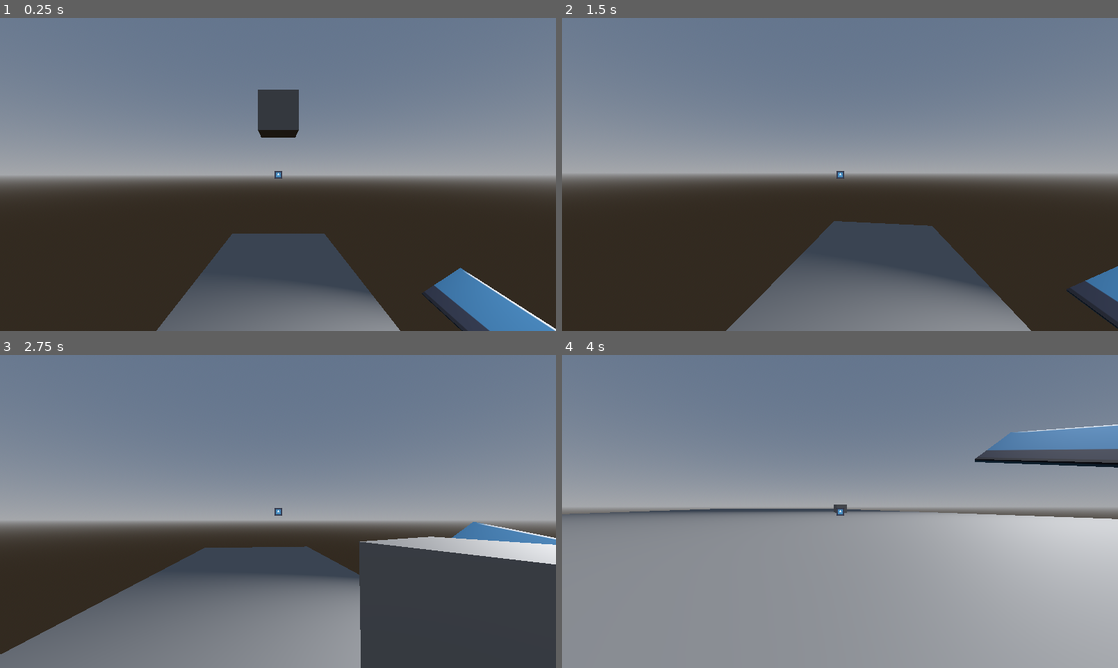
Above: before the commit, frames 1-4 (two rows, left to right).
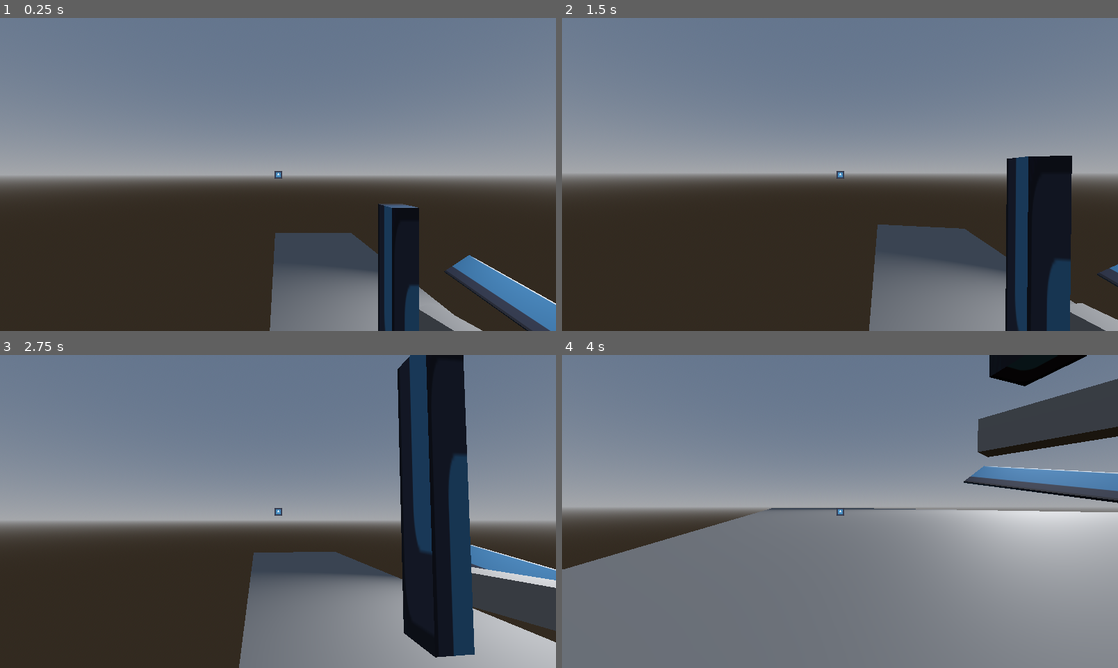
Above: after the commit, the same moments.

Repository: DanTheDan64/titan-trackers
Game: Godot game, scene res://test_scene.tscn
The game is run twice, just before and just after one commit, with the same random seed, the same clock (stepped at 60 frames per second) and the same inputs. The engine's default icon, where the game draws it, is replaced by a stand-in: a white triangle on a blue panel in a dark square.
Inputs (mouse positions are in pixels of both pictures, inside the frame that each line leads up to):
- Up to frame 1 (0.25 s): no input
- Up to frame 2 (1.5 s): move the mouse to (867, 174) at 0.52 s; hold W (up) from 0.53 s (still down); click (867, 174) at 0.6 s; tap Space (jump) at 0.77 s; move the mouse to (812, 174) at 1.27 s; click (812, 174) at 1.35 s
- Up to frame 3 (2.75 s): keep holding W (up); tap Space (jump) at 1.52 s; move the mouse to (289, 505) at 2.02 s; hold Right mouse button (shoot) from 2.03 s (still down); click (289, 505) at 2.3 s
- Up to frame 4 (4 s): keep holding W (up); move the mouse to (834, 517) at 2.77 s; release Right mouse button (shoot) at 2.78 s; tap Shift (sneak) at 2.85 s; tap Space (jump) at 3.02, 3.77 s; click (834, 517) at 3.05 s; move the mouse to (878, 514) at 3.52 s; click (878, 514) at 3.6 s

The runs differ from the first frame. In frame 1, 14% of the frame differs, in the area x 28-100%, y 22-100%; in frame 2, 16%; in frame 3, 31%; in frame 4, 51%, in the area x 0-100%, y 0-100%.

Commit message:
grappling...
idkkkkkkkkkkkkkkkkkkkkkk

Diff:
--- a/Titan Trackers/player/grappling_controller.gd
+++ b/Titan Trackers/player/grappling_controller.gd
@@ -18,7 +18,7 @@
 	#	linear_velocity = Vector3.ZERO
 	#	global_rotation_degrees = Vector3.ZERO
 	#	$"..".change_state()
-
+	angular_velocity = Vector3.ZERO
 	if Input.is_action_pressed("shoot"):
 		if direction:
 			linear_velocity += direction
--- a/Titan Trackers/player/player_master_controller.gd
+++ b/Titan Trackers/player/player_master_controller.gd
@@ -17,9 +17,14 @@
 
 var gravity = 12
 
+
 func _ready():
 	Input.mouse_mode = Input.MOUSE_MODE_CAPTURED
-	grappling_physicsbody.process_mode = Node.PROCESS_MODE_DISABLED
+
+	if cc == "moving":
+		grappling_physicsbody.process_mode = Node.PROCESS_MODE_DISABLED
+	elif cc == "grappling":
+		moving_physicsbody.process_mode = Node.PROCESS_MODE_DISABLED
 
 func _input(event):
 	if event is InputEventMouseMotion:
@@ -37,18 +42,29 @@
 		"moving": moving_controller()
 		"grappling": grappling_controller()
 
-	print(%PinJoint3D.get_node_b())
+	#print(%PinJoint3D.get_node_b())
 
 
 func change_state(state_to):
 	if state_to == "grappling":
 		cc = "grappling"
 		$grappling_physicsbody.process_mode = Node.PROCESS_MODE_INHERIT
+		$moving_physicsbody.process_mode = Node.PROCESS_MODE_DISABLED
 		%PinJoint3D.set_node_b("player_2/grappling_physicsbody")
+
+		if \
+		$grappling_physicsbody.process_mode == Node.PROCESS_MODE_INHERIT \
+		and $moving_physicsbody.process_mode == Node.PROCESS_MODE_DISABLED \
+		and cc == "grappling":
+			print()
+			print()
+			print()
+			print("sdoujfg")
 
 	elif state_to == "moving":
 		cc = "moving"
 		$grappling_physicsbody.process_mode = Node.PROCESS_MODE_DISABLED
+		$moving_physicsbody.process_mode = Node.PROCESS_MODE_INHERIT
 		%PinJoint3D.set_node_b("extra")
 
 
@@ -56,9 +72,8 @@
 func moving_controller():
 	stuff_holder.position = moving_physicsbody.position
 	grappling_physicsbody.position = moving_physicsbody.position
-	grappling_physicsbody.linear_velocity = Vector3.ZERO
+
 
 func grappling_controller():
 	stuff_holder.position = grappling_physicsbody.position
 	moving_physicsbody.position = grappling_physicsbody.position
-	moving_physicsbody.velocity = Vector3.ZERO
--- a/Titan Trackers/test_scene.tscn
+++ b/Titan Trackers/test_scene.tscn
@@ -49,15 +49,14 @@
 
 [node name="PinJoint3D" type="PinJoint3D" parent="."]
 unique_name_in_owner = true
-transform = Transform3D(9.80102, 0, 28.84, 0, 10.534, 0, -3.86072, 0, 73.2146, 0, 83, -21)
+transform = Transform3D(1, 0, 0, 0, 1, 0, 0, 0, 1, 0, 94, 49)
 node_a = NodePath("../swing_around")
 node_b = NodePath("../extra")
 exclude_nodes_from_collision = false
+params/impulse_clamp = 2.0
 
 [node name="swing_around" type="StaticBody3D" parent="."]
-transform = Transform3D(4, 0, 0, 0, 4, 0, 0, 0, 4, 0, 83, -21)
-collision_layer = 0
-collision_mask = 0
+transform = Transform3D(5, 0, 0, 0, 5, 0, 0, 0, 5, 0, 94, 49)
 metadata/_edit_group_ = true
 
 [node name="CollisionShape3D" type="CollisionShape3D" parent="swing_around"]
@@ -89,7 +88,6 @@
 shape = SubResource("BoxShape3D_newsb")
 
 [node name="MeshInstance3D" type="MeshInstance3D" parent="terrain/StaticBody3D"]
-transform = Transform3D(1, 0, 0, 0, 1, 0, 0, 0, 1, 0, 0, 0)
 mesh = SubResource("BoxMesh_fqadi")
 
 [node name="StaticBody3D2" type="StaticBody3D" parent="terrain"]
@@ -129,7 +127,7 @@
 mesh = SubResource("BoxMesh_fqadi")
 
 [node name="StaticBody3D5" type="StaticBody3D" parent="terrain"]
-transform = Transform3D(8, 0, 0, 0, 60, 0, 0, 0, 8, -18, 30, -8.129)
+transform = Transform3D(8, 0, 0, 0, 60, 0, 0, 0, 8, -18, 53, -8.129)
 metadata/_edit_group_ = true
 
 [node name="CollisionShape3D" type="CollisionShape3D" parent="terrain/StaticBody3D5"]
@@ -151,25 +149,23 @@
 mesh = SubResource("BoxMesh_fqadi")
 
 [node name="player_2" type="Marker3D" parent="."]
-transform = Transform3D(1, 0, 0, 0, 1, 0, 0, 0, 1, 0, 52, 1)
 script = ExtResource("2_3nyfb")
 metadata/_edit_group_ = true
 
 [node name="stuff_holder" type="Marker3D" parent="player_2"]
-transform = Transform3D(1, 0, 0, 0, 1, 0, 0, 0, 1, 0, 23, 0)
+transform = Transform3D(1, 0, 0, 0, 1, 0, 0, 0, 1, -55, 90, 55)
+
+[node name="Camera3D" type="Camera3D" parent="player_2/stuff_holder"]
+transform = Transform3D(1, 0, 0, 0, 1, 0, 0, 0, 1, 0, 2, 0)
+far = 10000.0
 
 [node name="MeshInstance3D" type="MeshInstance3D" parent="player_2/stuff_holder"]
 transform = Transform3D(1, 0, 0, 0, 1.5, 0, 0, 0, 1, 0, 1.5, 0)
 mesh = SubResource("CapsuleMesh_fbty6")
 skeleton = NodePath("../..")
 
-[node name="Camera3D" type="Camera3D" parent="player_2/stuff_holder"]
-transform = Transform3D(1, 0, 0, 0, 1, 0, 0, 0, 1, 0, 2, 0)
-far = 10000.0
-
 [node name="moving_physicsbody" type="CharacterBody3D" parent="player_2"]
-process_mode = 1
-transform = Transform3D(1, 0, 0, 0, 1.5, 0, 0, 0, 1, 0, 23, 0)
+transform = Transform3D(1, 0, 0, 0, 1.5, 0, 0, 0, 1, -55, 90, 55)
 script = ExtResource("3_0gknb")
 
 [node name="CollisionShape3D" type="CollisionShape3D" parent="player_2/moving_physicsbody"]
@@ -177,8 +173,8 @@
 shape = SubResource("CapsuleShape3D_vtoaj")
 
 [node name="grappling_physicsbody" type="RigidBody3D" parent="player_2"]
-transform = Transform3D(1, 0, 0, 0, 1, 0, 0, 0, 1, 0, 23, 0)
-linear_velocity = Vector3(0, 0, -33.625)
+transform = Transform3D(1, 0, 0, 0, 1, 0, 0, 0, 1, -55, 90, 55)
+angular_velocity = Vector3(0, 0.84535, 0)
 script = ExtResource("4_ikxwq")
 
 [node name="CollisionShape3D" type="CollisionShape3D" parent="player_2/grappling_physicsbody"]
